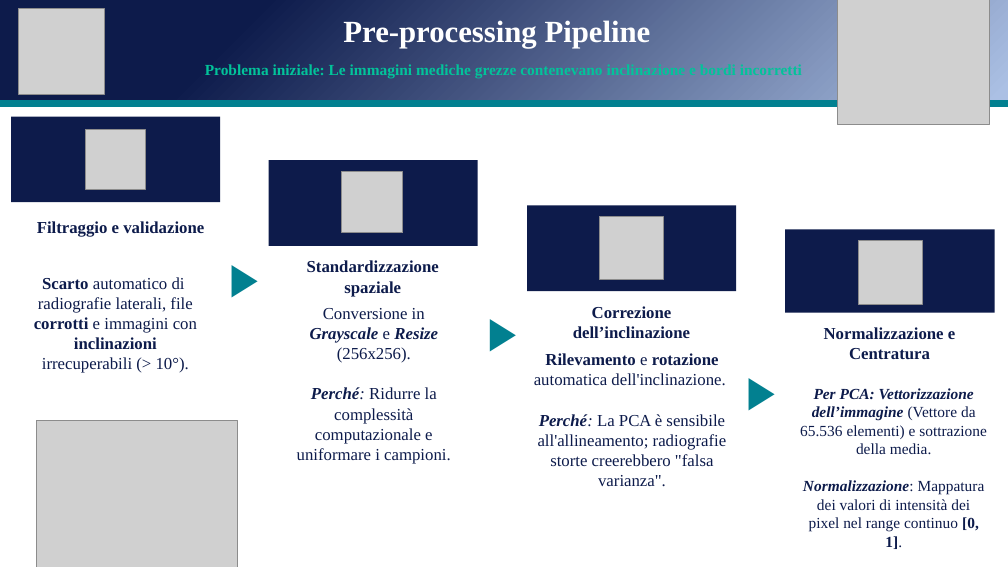
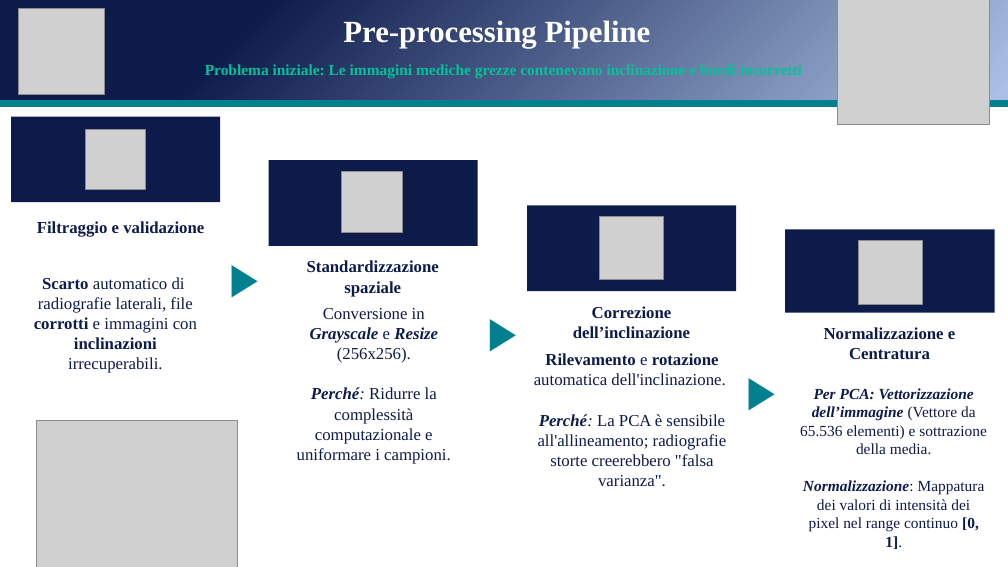
Before and after one commit to andreapatruno1/Image-Compression-and-Analysis, a slide deck: slide 4 of docs/SVD e PCA per l'analisi di immagini mediche.pptx. Drawn at 1008x567 pixels with LibreOffice and Linux fonts; fonts in the diff are those of the drawing; grey boxes stand for pictures. Boxes give left, top, right and bottom in pixels: in the first picture for what was removed or moved away, otherwise in the second. Text is boxed around its words. In the diff, an @@ line names an element or a change of style, - is before the commit and + after.

```diff
--- a/docs/SVD e PCA per l'analisi di immagini mediche.pptx
+++ b/docs/SVD e PCA per l'analisi di immagini mediche.pptx
@@ text at bbox=[34, 277, 197, 373]: text changed @@
-Scarto automatico di radiografie laterali, file corrotti e immagini con inclinazioni irrecuperabili (> 10°).
+Scarto automatico di radiografie laterali, file corrotti e immagini con inclinazioni irrecuperabili.
```
Also in this commit, not shown: 3 other slides changed, 1 other file.
